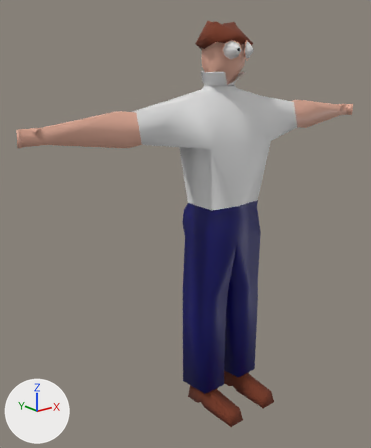
A saved change to the FBX model Assets/Meshes/MC_model.fbx.
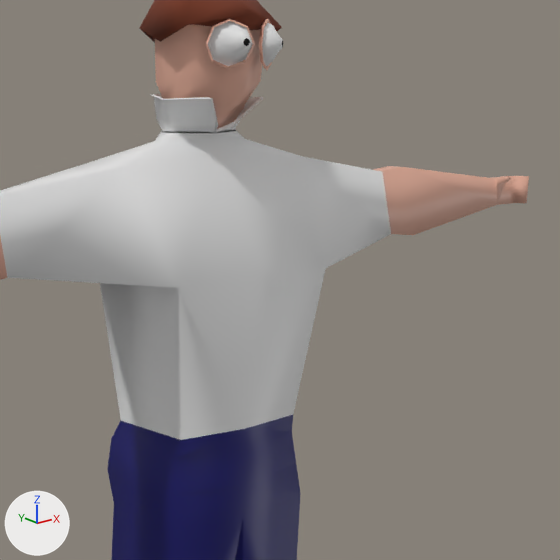
There are two pictures of each version: one whole from a 50 mm lens placed at (-1.608, -1.654, 1.701), pointed at (-0.164, 0.151, 0.978), one close up on the part from 37% to 99% of the width and 7% to 58% of the height. Lighting does not change. The marker at lower left points along +X, +Y and +Z. Where no turn or scale is listed for an object, it has been applied to the vertices.

The older version as bpy lines, for what is in view:
```python
me_cube_017 = bpy.data.meshes.new('Cube.017')
me_cube_017.from_pydata(...)  # 394 vertices, 366 faces; spans x -0.96..0.96, y -0.19..0.2, z -1.2..0.64
# faces by material slot: [54, 138, 122, 50, 2]
me_cube_017.materials.append(mat_mörkblå)  # dark blue #070567
me_cube_017.materials.append(mat_hud)  # beige #e7b19c
me_cube_017.materials.append(mat_vitt_tyg)  # white #e7e7e7
me_cube_017.materials.append(mat_brun_material)  # brown #783924
me_cube_017.materials.append(mat_black_material)  # black #1b1b1b
ob_body = bpy.data.objects.new('Body', me_cube_017)
ob_body.location = (0.0, 0.004, 1.236)
```
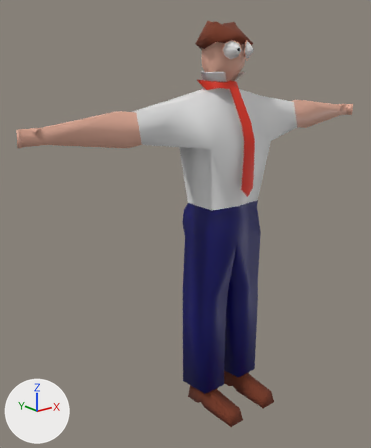
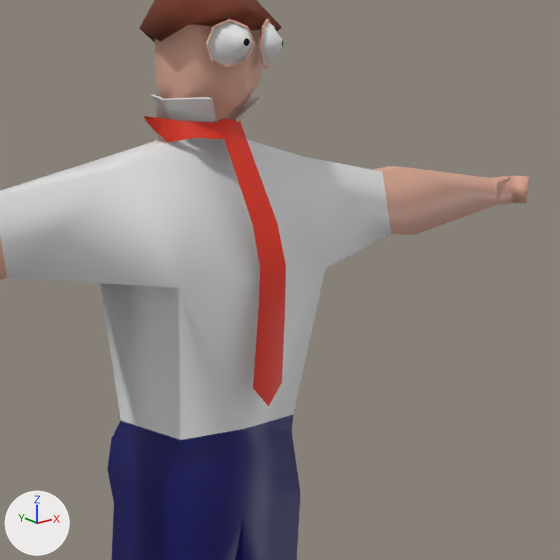
What differs and where, as boxes [x1, y1, x2, y2] in the close-ups (560 x 560 px):
'Slips', added (red)
    after: [144, 116, 286, 406]

Patch to the scene script:
```diff
--- a/Assets/Meshes/MC_model.fbx.py
+++ b/Assets/Meshes/MC_model.fbx.py
@@ mat_red_material @@
+mat_red_material = principled_material('Red_material')
+mat_red_material.base_color = (0.8, 0.0281, 0.00647)  # red #e72f13
@@ me_cube_026 @@
+me_cube_026.from_pydata(...)  # 28 vertices, 16 faces; spans x -0.126..0.105, y -0.075..0.198, z 0.17..0.673
+me_cube_026.materials.append(mat_red_material)  # red #e72f13
@@ ob_slips @@
+ob_slips = bpy.data.objects.new('Slips', me_cube_026)
+ob_slips.location = (0.0, -0.015, 0.961)
```
